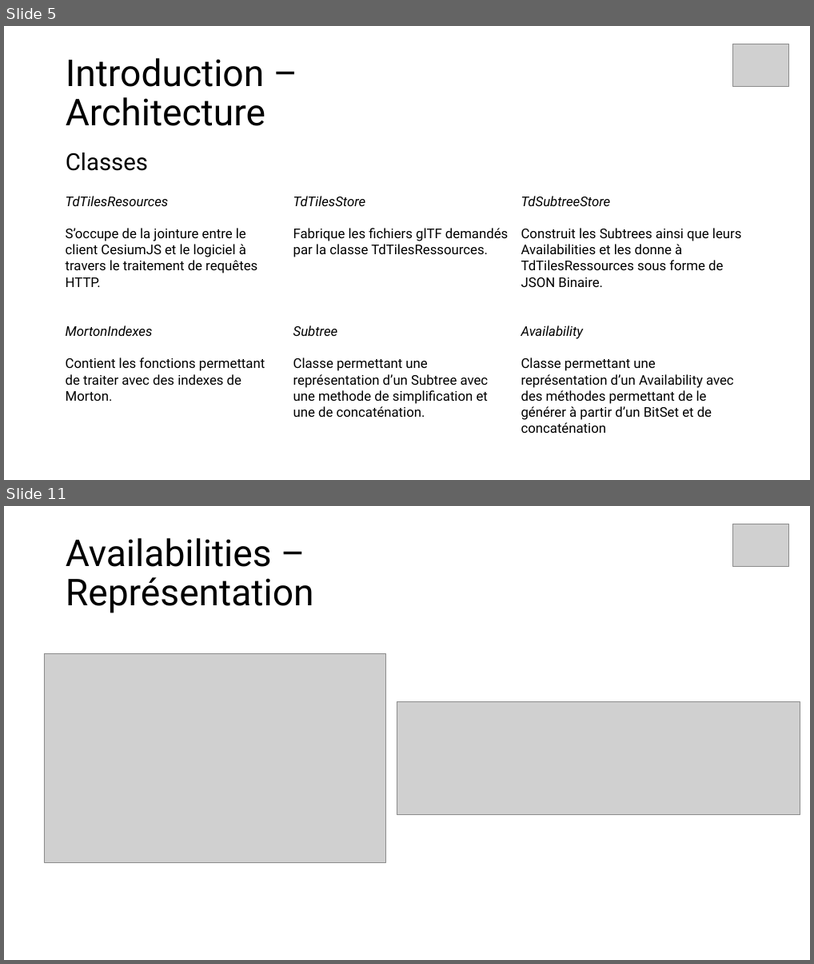
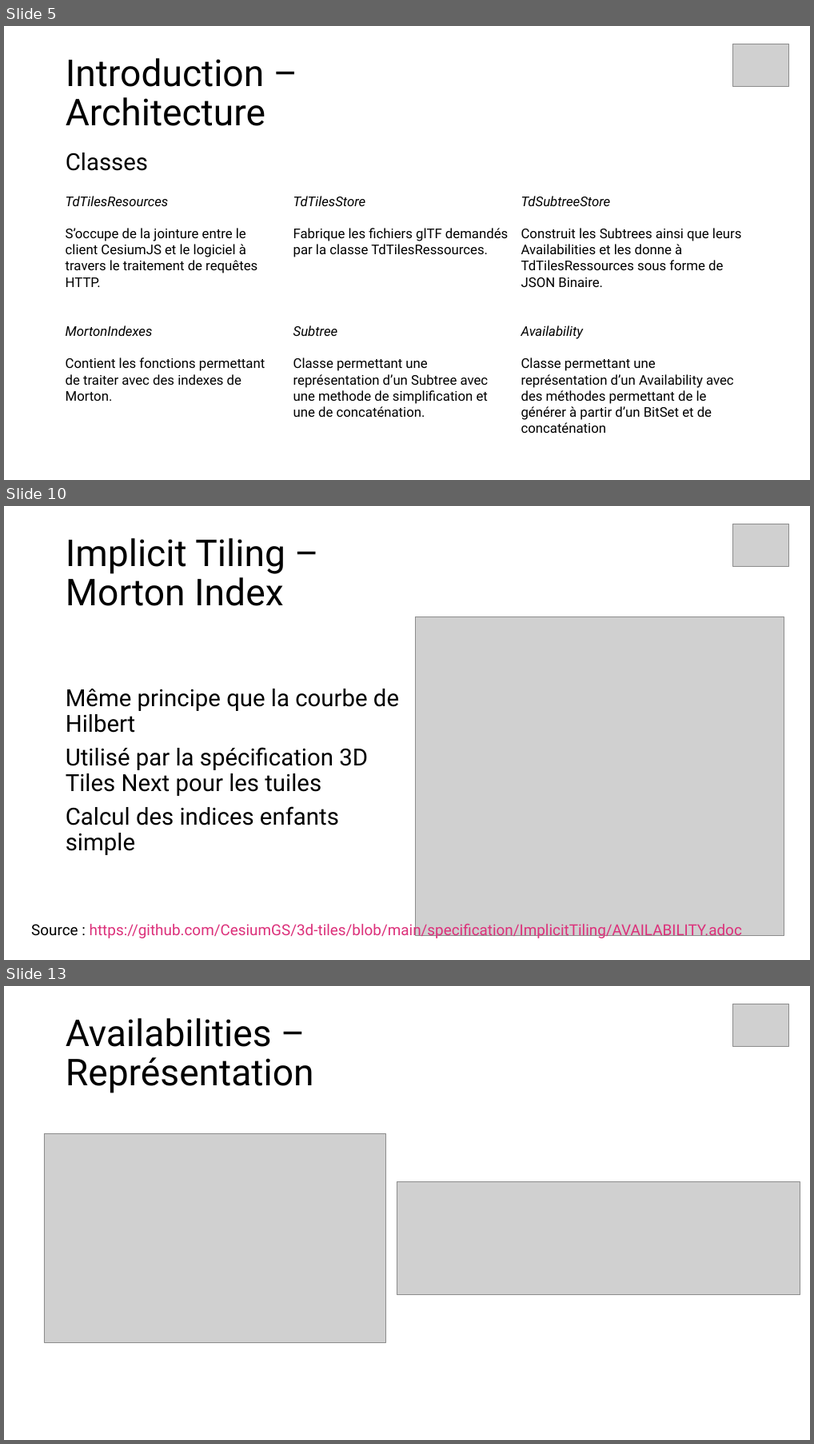
Before and after one commit to IEscher/incubator-baremaps-TB-ian, a slide deck: presentation/Presentation.pptx. Shown one above the other, each under a label of ours: slides 5 and 11 before the commit, slides 5, 10 and 13 after it; the slides between them are not shown. The pictures are 814x964 and 814x1444 pixels, drawn with LibreOffice and Linux fonts; fonts in the diff are those of the drawing; grey boxes stand for pictures. Boxes give left, top, right and bottom in pixels: in the first picture for what was removed or moved away, otherwise in the second. Text is boxed around its words. In the diff, an @@ line names an element or a change of style, - is before the commit and + after.

```diff
--- a/presentation/Presentation.pptx
+++ b/presentation/Presentation.pptx
@@ slide 10 added at (4,506,810,960), background #FFFFFF @@
@@ picture added at (733,524,790,567) @@
@@ title added at (66,538,286,606), 44 pt, text #000000 @@
+Implicit Tiling –
+Morton Index
@@ picture added at (416,617,784,936) @@
@@ text added at (66,688,399,855), 28 pt, text #000000 @@
+Même principe que la courbe de Hilbert
+Utilisé par la spécification 3D Tiles Next pour les tuiles
+Calcul des indices enfants simple
@@ text added at (31,921,742,940), 18 pt, text #DC307A @@
+Source : https://github.com/CesiumGS/3d-tiles/blob/main/specification/ImplicitTiling/AVAILABILITY.adoc
@@ what was slide 11 is now slide 13 @@
```
Also in this commit, not shown: 12 slides changed, 8 other slides added, 1 other file.
